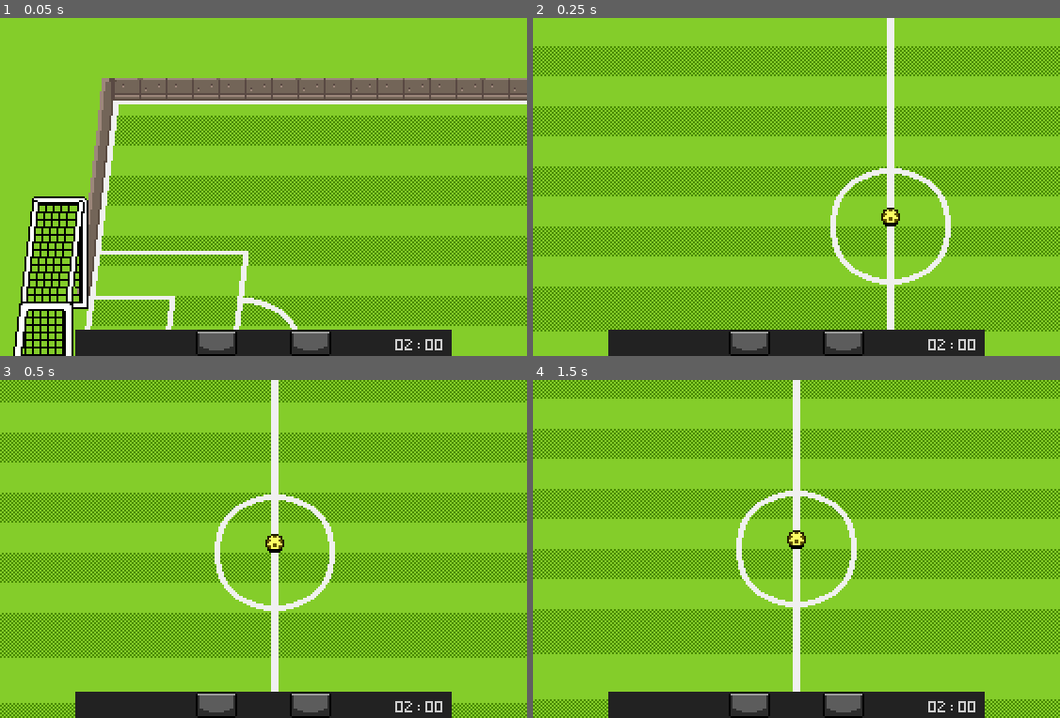
Above: before the commit, frames 1-4 (two rows, left to right).
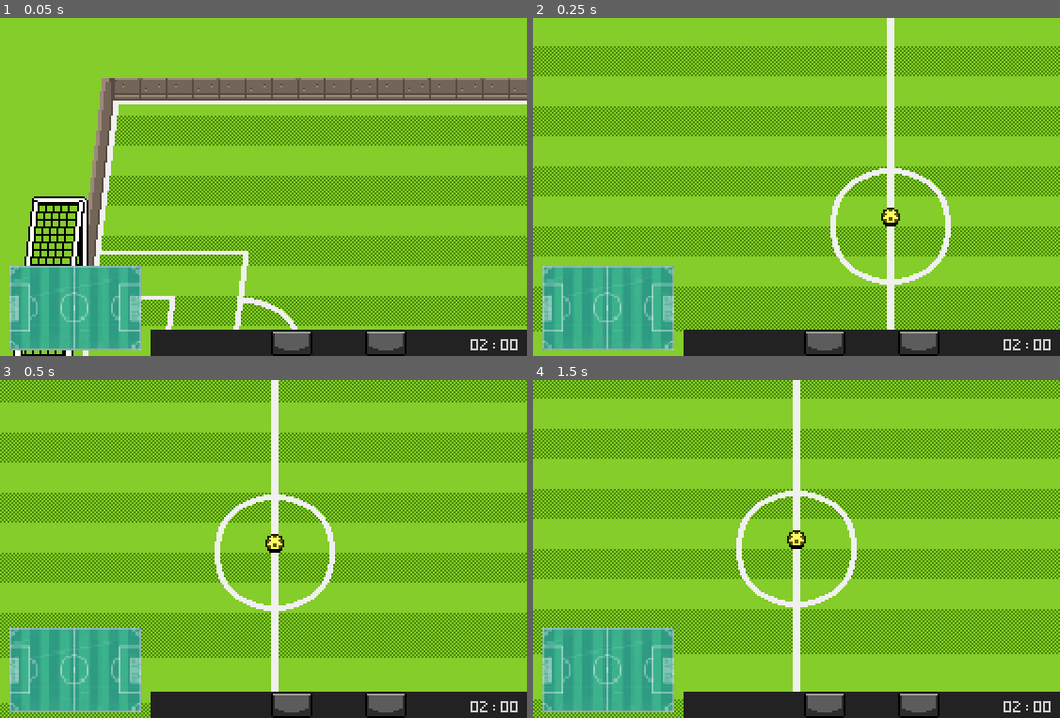
Above: after the commit, the same moments.

Repository: Ushioiu/demo_game_sc_godot
Game: Godot game, scene res://scenes/World.tscn
Same seed, same stepped clock (60 frames per second), same inputs: the game is played once before the commit and once after it. This scene is started directly instead of the project's main scene.
Inputs:
- Up to frame 1 (0.05 s): no input
- Up to frame 2 (0.25 s): no input
- Up to frame 3 (0.5 s): no input
- Up to frame 4 (1.5 s): hold Right (p1_right) 0.53-1.28 s; tap [ (p1_pass) at 0.6 s; tap Enter at 1.25 s; hold Down (p1_down) from 1.28 s (still down); tap ] (p1_shoot) at 1.35 s

The runs differ from the first frame. In frame 1, 9.2% of the frame differs, in the area x 1-100%, y 73-100%; in frame 2, 9.2%; in frame 3, 9.2%; in frame 4, 9.2%.
Error in both runs: Invalid access to property or key 'country_home' on a base object of type 'Nil'. (res://scenes/actors_container.gd:25)

Commit message:
背景音乐，小地图

Diff:
--- a/project.godot
+++ b/project.godot
@@ -21,6 +21,7 @@
 GameEvents="*res://scenes/game_events.gd"
 GameManager="*res://scenes/game_manager/game_manager.gd"
 SoundPlayer="*res://scenes/audio/sound_player.gd"
+MusicPlayer="*res://scenes/audio/music_player.gd"
 
 [debug]
 
--- a/scenes/World.tscn
+++ b/scenes/World.tscn
@@ -21,6 +21,7 @@
 
 [node name="World" type="Node"]
 script = ExtResource("1_q5onr")
+music = 1
 
 [node name="Camera2D" type="Camera2D" parent="." node_paths=PackedStringArray("ball")]
 limit_left = 0
--- /dev/null
+++ b/scenes/audio/music_player.gd
@@ -0,0 +1,23 @@
+extends AudioStreamPlayer
+
+enum Music {
+	NONE, GAMEPLAY, MENU, TOURNAMENT, WIN
+}
+
+const MUSIC_MAP : Dictionary[Music, AudioStream] = {
+	Music.GAMEPLAY: preload("res://assets/music/gameplay.mp3"),
+	Music.MENU: preload("res://assets/music/menu.mp3"),
+	Music.TOURNAMENT: preload("res://assets/music/tournament.mp3"),
+	Music.WIN: preload("res://assets/music/win.mp3"),
+}
+
+var current_music := Music.NONE
+
+func _ready() -> void:
+	process_mode = Node.PROCESS_MODE_ALWAYS
+
+func play_music(music: Music) -> void:
+	if music != current_music and MUSIC_MAP.has(music):
+		stream = MUSIC_MAP[music]
+		current_music = music
+		play()
--- a/scenes/character_states/player_state_passing.gd
+++ b/scenes/character_states/player_state_passing.gd
@@ -15,7 +15,7 @@
 
 func find_teammate_in_view() -> Player:
 	var teammates_in_view := teammate_detection_area.get_overlapping_bodies().filter(
-		func(p: Player): return p != player
+		func(p: Player): return p != player and p.country == player.country
 	)
 	teammates_in_view.sort_custom(
 		func(p1: Player, p2: Player): return p1.position.distance_squared_to(player.position) < p2.position.distance_squared_to(player.position)
--- a/scenes/characters.gd
+++ b/scenes/characters.gd
@@ -51,6 +51,9 @@
 var spawn_position := Vector2.ZERO
 var kickoff_position := Vector2.ZERO
 var weight_on_duty_seteering := 0.0
+var mini_position_colorrect: ColorRect
+var mini_map_rect: Control
+var mini_map_scale: Vector2
 
 func _ready() -> void:
 	set_ai_behavior()
@@ -70,6 +73,7 @@
 	flip_sprites()
 	set_sprite_visibility()
 	process_gravity(delta)
+	refresh_mini_map_position()
 	move_and_slide()
 
 func initialize(context_position: Vector2, context_kickoff_position: Vector2, context_ball: Ball, context_own_goal: Goal, context_target_goal: Goal, context_player_resource: PlayerResource, context_country: String) -> void:
@@ -87,6 +91,18 @@
 	heading = Vector2.LEFT if target_goal.position.x < position.x else Vector2.RIGHT
 	# add_to_group("players")
 
+func refresh_mini_map_position() -> void:
+	if mini_map_scale == null or mini_map_scale == Vector2.ZERO:
+		var map_size := Vector2(745,310)
+		mini_map_scale = map_size / mini_map_rect.size
+	if mini_map_rect != null and mini_position_colorrect != null:
+		if control_sheme == ControlScheme.P1:
+			mini_position_colorrect.color = Color.RED
+		elif control_sheme == ControlScheme.P2:
+			mini_position_colorrect.color = Color.BLUE
+		mini_position_colorrect.position = mini_map_rect.position + position / mini_map_scale - Vector2(6,6)
+
+
 func set_shader_properies() -> void:
 	var countries := DataLoader.get_countries()
 	var country_index := countries.find(country)
--- a/scenes/game_manager/game_manager.gd
+++ b/scenes/game_manager/game_manager.gd
@@ -16,10 +16,10 @@
 	process_mode = ProcessMode.PROCESS_MODE_ALWAYS
 
 func _ready() -> void:
-	time_left = DURATION_GAME_SEC
 	GameEvents.impact_received.connect(on_impact_received)
 
 func start_game() -> void:
+	time_left = DURATION_GAME_SEC
 	switch_state(State.RESET)
 
 func _process(_delta: float) -> void:
--- a/scenes/screens/main_menu/main_menu_screen.tscn
+++ b/scenes/screens/main_menu/main_menu_screen.tscn
@@ -247,6 +247,7 @@
 
 [node name="MainMenuScreen" type="Node"]
 script = ExtResource("1_ai35v")
+music = 2
 
 [node name="Background" type="TextureRect" parent="."]
 offset_right = 40.0
--- a/scenes/screens/screen.gd
+++ b/scenes/screens/screen.gd
@@ -3,8 +3,13 @@
 
 signal screen_transition_requested(new_screen: SoccerGame.ScreenType, data: ScreenData)
 
+@export var music: MusicPlayer.Music
+
 var game: SoccerGame = null
 var screen_data: ScreenData = null
+
+func _enter_tree() -> void:
+	MusicPlayer.play_music(music)
 
 func setup(context_game: SoccerGame, context_data: ScreenData) -> void:
 	game = context_game
--- a/scenes/screens/team_selection/team_selection.tscn
+++ b/scenes/screens/team_selection/team_selection.tscn
@@ -6,6 +6,7 @@
 
 [node name="TeamSelection" type="Node"]
 script = ExtResource("1_hjg8y")
+music = 2
 
 [node name="Background" type="TextureRect" parent="."]
 offset_right = 40.0
--- a/scenes/screens/tournament/tournament_screen.gd
+++ b/scenes/screens/tournament/tournament_screen.gd
@@ -22,6 +22,8 @@
 
 func _ready() -> void:
 	tournament = screen_data.tournament
+	if tournament.current_stage == Tournament.Stage.COMPLETE:
+		MusicPlayer.play_music(MusicPlayer.Music.WIN)
 	refresh_brackets()
 
 func _process(_delta) -> void:
--- a/scenes/screens/tournament/tournament_screen.tscn
+++ b/scenes/screens/tournament/tournament_screen.tscn
@@ -10,6 +10,7 @@
 
 [node name="TournamentScreen" type="Node"]
 script = ExtResource("1_hvkgv")
+music = 3
 
 [node name="Background" type="TextureRect" parent="."]
 offset_right = 40.0
--- a/scenes/ui/ui.gd
+++ b/scenes/ui/ui.gd
@@ -8,6 +8,7 @@
 @onready var goal_score_label: Label = $UIContainer/GoalScoreLabel
 @onready var score_info_label: Label = $UIContainer/ScoreInfoLabel
 @onready var animation_player: AnimationPlayer = $AnimationPlayer
+@onready var mini_map_rect: Control = $UIContainer/MiniMapTexture/MiniMapRect
 
 var last_ball_carrier: String = ""
 
--- a/scenes/ui/ui.tscn
+++ b/scenes/ui/ui.tscn
@@ -1,7 +1,8 @@
-[gd_scene load_steps=10 format=3 uid="uid://cakno4thxy4v0"]
+[gd_scene load_steps=11 format=3 uid="uid://cakno4thxy4v0"]
 
 [ext_resource type="Script" uid="uid://dxswe00uqquvk" path="res://scenes/ui/ui.gd" id="1_f5cxw"]
 [ext_resource type="Texture2D" uid="uid://c5c4yidt4u03c" path="res://assets/art/ui/flags/flag-placeholder.png" id="1_u7n8c"]
+[ext_resource type="Texture2D" uid="uid://c83iceksiy1sb" path="res://assets/art/mini_map.png" id="2_0dwhk"]
 [ext_resource type="Texture2D" uid="uid://k3cn66d2xijv" path="res://assets/art/ui/goal.png" id="3_aac20"]
 [ext_resource type="Texture2D" uid="uid://cgqgm4w41ssv3" path="res://assets/art/ui/times-up.png" id="4_g5kmx"]
 
@@ -268,17 +269,37 @@
 grow_vertical = 2
 color = Color(0, 0, 0, 1)
 
+[node name="MiniMapTexture" type="TextureRect" parent="UIContainer"]
+layout_mode = 1
+anchors_preset = 2
+anchor_top = 1.0
+anchor_bottom = 1.0
+offset_left = 5.0
+offset_top = -48.0
+offset_right = 75.0
+offset_bottom = -3.0
+grow_vertical = 0
+texture = ExtResource("2_0dwhk")
+expand_mode = 1
+
+[node name="MiniMapRect" type="Control" parent="UIContainer/MiniMapTexture"]
+layout_mode = 1
+anchors_preset = 15
+anchor_right = 1.0
+anchor_bottom = 1.0
+grow_horizontal = 2
+grow_vertical = 2
+
 [node name="ColorRect" type="ColorRect" parent="UIContainer"]
 layout_mode = 1
-anchors_preset = 7
-anchor_left = 0.5
+anchors_preset = 3
+anchor_left = 1.0
 anchor_top = 1.0
-anchor_right = 0.5
-anchor_bottom = 1.0
-offset_left = -100.0
+anchor_right = 1.0
+anchor_bottom = 1.0
+offset_left = -200.0
 offset_top = -14.0
-offset_right = 100.0
-grow_horizontal = 2
+grow_horizontal = 0
 grow_vertical = 0
 color = Color(0.133333, 0.133333, 0.133333, 1)
 
--- a/scenes/world.gd
+++ b/scenes/world.gd
@@ -2,13 +2,26 @@
 extends Screen
 
 @onready var game_over_timer: Timer = %GameOverTimer
+@onready var actors_container: ActorsContainer = $ActorsContainer
+@onready var ui: UI = $UI
 
 func _enter_tree() -> void:
+	super._enter_tree()
 	GameEvents.game_over.connect(on_game_over)
 	GameManager.start_game()
 
 func _ready() -> void:
 	game_over_timer.timeout.connect(on_transition)
+	var player_nodes: Array[Node] = actors_container.get_children().filter(
+		func(node) -> bool: return node is Player
+	)
+	for p_node: Player in player_nodes:
+		var p_mini_colorrect := ColorRect.new()
+		p_mini_colorrect.size = Vector2(2, 2)
+		p_mini_colorrect.color = Color.WHITE if p_node.country == GameManager.current_match.country_home else Color.BLACK
+		ui.mini_map_rect.add_child(p_mini_colorrect)
+		p_node.mini_position_colorrect = p_mini_colorrect
+		p_node.mini_map_rect = ui.mini_map_rect
 
 func on_game_over(_winner_country: String) -> void:
 	game_over_timer.start()
Binary file added: assets/art/mini_map.png
Not shown, added: assets/art/mini_map.png.import
Not shown, changed: assets/music/gameplay.mp3.import
Not shown, changed: assets/music/menu.mp3.import
Not shown, changed: assets/music/tournament.mp3.import
Not shown, changed: assets/music/win.mp3.import
Not shown: 1 places in scenes/World.tscn that only renumber resources
Not shown, added: scenes/audio/music_player.gd.uid
